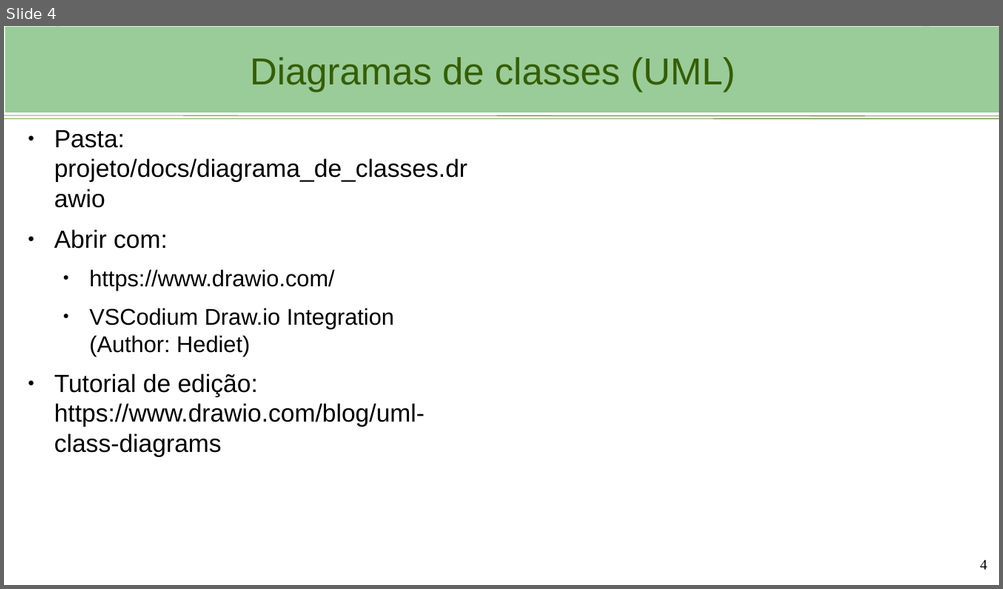
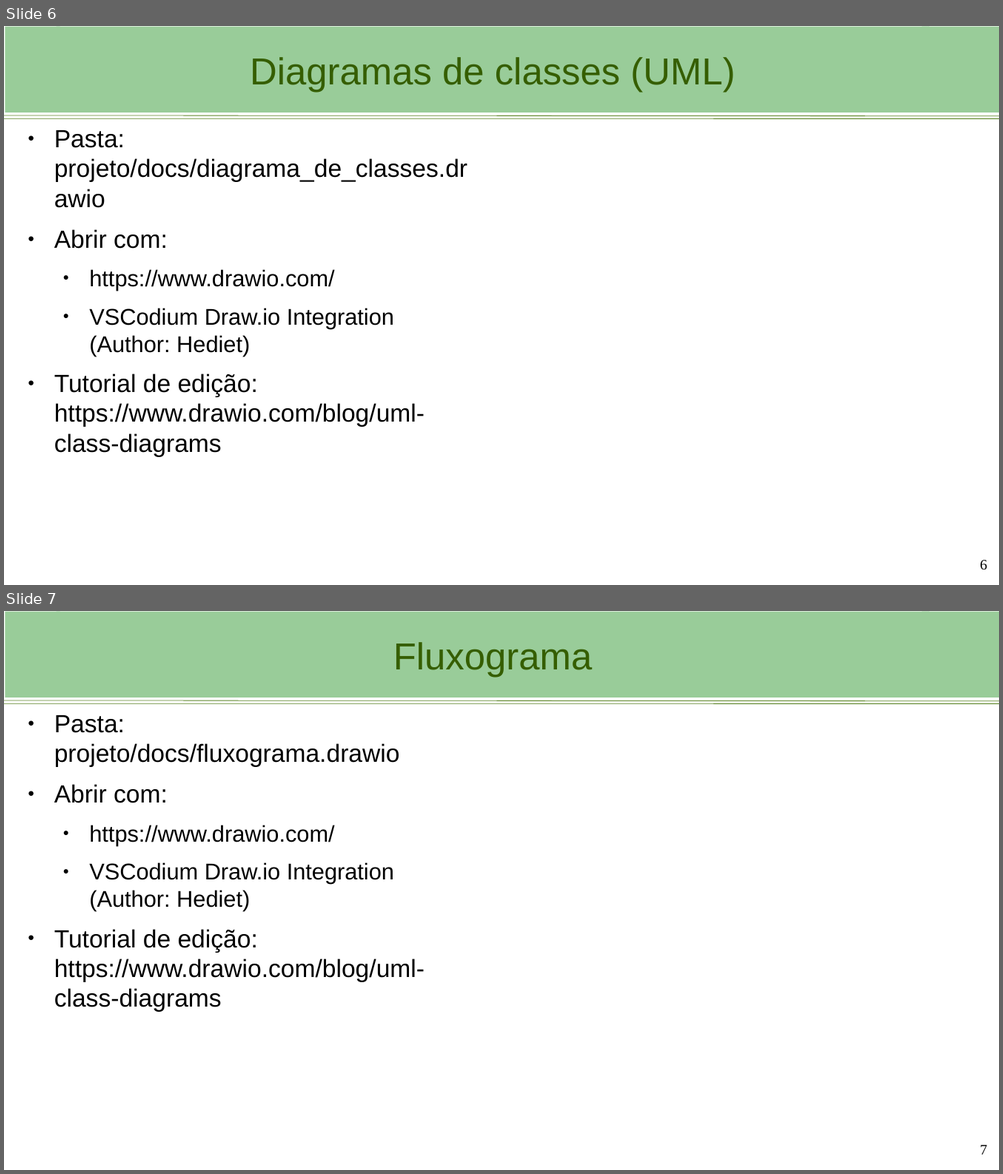
Before and after one commit to viniciusbrito1/progcart, a slide deck: aulas/Ambiente_de_desenvolvimento.odp. Shown one above the other, each under a label of ours: slide 4 before the commit, slides 6 and 7 after it. The pictures are 1003x589 and 1003x1174 pixels, drawn with LibreOffice and Linux fonts; fonts in the diff are those of the drawing; background and template pictures are left out. Boxes give left, top, right and bottom in pixels: in the first picture for what was removed or moved away, otherwise in the second. Text is boxed around its words. In the diff, an @@ line names an element or a change of style, - is before the commit and + after.

```diff
--- a/aulas/Ambiente_de_desenvolvimento.odp
+++ b/aulas/Ambiente_de_desenvolvimento.odp
@@ slide 7 added at [4,611,999,1170], background #FFFFFF; not listed: 4 template elements that a slide beside it also shows @@
@@ title added at [57,612,929,698], fill #99CC99, 36.3 pt, text #355E00 @@
+Fluxograma
@@ text added at [54,715,424,1012], 24 pt, text #000000 @@
+● Pasta: projeto/docs/fluxograma.drawio
+● Abrir com:
+  ● https://www.drawio.com/
+  ● VSCodium Draw.io Integration (Author: Hediet)
+● Tutorial de edição: https://www.drawio.com/blog/uml-class-diagrams
@@ page number added at [979,1145,987,1155], 14 pt, text #000000 @@
+7
@@ what was slide 4 is now slide 6 @@
@@ page number at [979,560,987,571]: text changed @@
-4
+6
```
Also in this commit, not shown: 4 other slides added, 2 other files.
